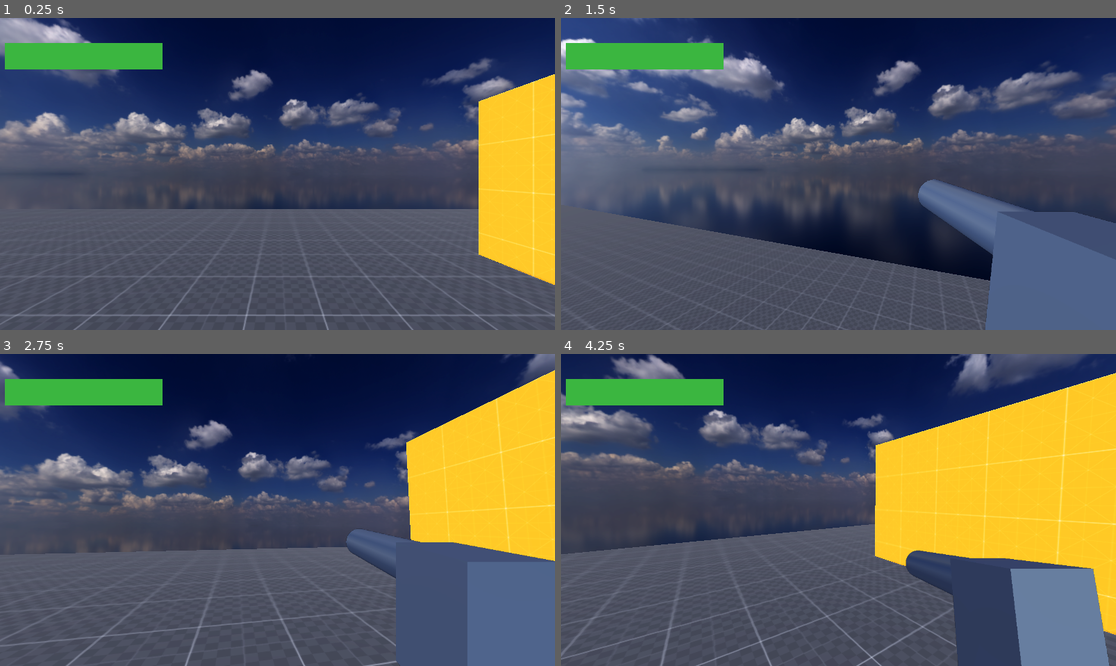
Above: before the commit, frames 1-4 (two rows, left to right).
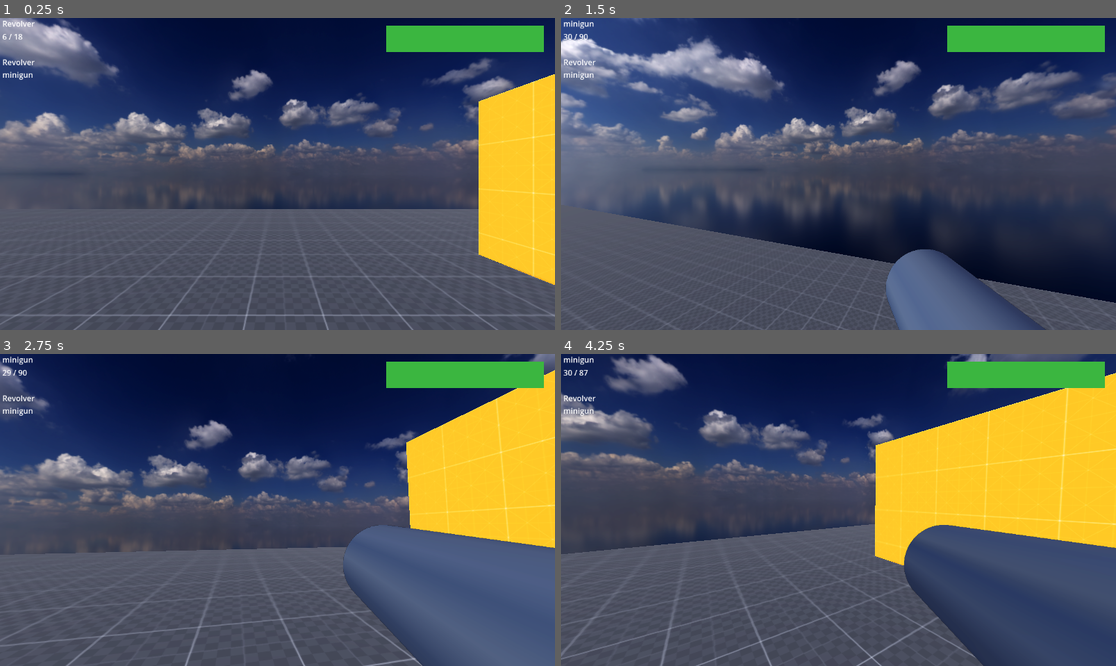
Above: after the commit, the same moments.

Repository: Inquisitor718/MadCow
Game: Godot game, scene res://scenes/main.tscn
Two runs of this game, one before a commit and one after it. Both use one fixed random seed, a clock stepped at 60 frames per second and the inputs below.
Inputs (mouse positions are in pixels of both pictures, inside the frame that each line leads up to):
- Up to frame 1 (0.25 s): no input
- Up to frame 2 (1.5 s): tap Enter (ui_accept) at 0.5 s; move the mouse to (866, 174) at 0.52 s; press the mouse at (866, 174) at 0.53 s; hold V (Weapon_Up) from 0.53 s (still down); tap Space (jump) at 0.77 s; move the mouse to (810, 174) at 1.27 s; release the mouse at (810, 174) at 1.28 s; click (810, 174) at 1.35 s
- Up to frame 3 (2.75 s): keep holding V (Weapon_Up); tap Space (jump) at 1.52 s; move the mouse to (288, 503) at 2.02 s; hold Ctrl (crouch) from 2.03 s (still down); click (288, 503) at 2.3 s
- Up to frame 4 (4.25 s): keep holding V (Weapon_Up); move the mouse to (832, 516) at 2.77 s; release Ctrl (crouch) at 2.78 s; tap E (free_look) at 2.85 s; tap Space (jump) at 3.02, 3.77 s; click (832, 516) at 3.05 s; move the mouse to (877, 513) at 3.52 s; hold Shift (sprint) from 3.53 s (still down); click (877, 513) at 3.8 s; tap R (Reload) at 4.15 s

The runs differ from the first frame. In frame 1, 5.0% of the frame differs, in the area x 0-98%, y 0-20%; in frame 2, 19%, in the area x 0-100%, y 0-100%; in frame 3, 7.1%; in frame 4, 14%.

Commit message:
Added basic UI for Guns+ extras
Added 3 counters to the Gun UI
Weapon stack,
Weapon name
Current Ammo

Also done :
Reload now does something
Shooting now actually consumes ammo
other basic ammo mechanics like auto reload on end of magazine
limited fire rate according to animation speed(side effect of this is that animation canceling does not exist now)
added toggleable autofire mechanic (for minigun later)

also also: added to .gitignore {fucking hope this does not break shit again}

Diff:
--- /dev/null
+++ b/madcow-decease/assets/weapon_resources/Minigun.tres
@@ -0,0 +1,22 @@
+[gd_resource type="Resource" script_class="Weapon_Resource" load_steps=2 format=3 uid="uid://d0rj6ma6qyhe0"]
+
+[ext_resource type="Script" uid="uid://c2imv21vq2msg" path="res://scripts/Weapon_resource.gd" id="1_g265i"]
+
+[resource]
+script = ExtResource("1_g265i")
+W_name = "minigun"
+Activate_anim = "MinigunActivate"
+Shoot_anim = "MinigunShoot"
+Reload_anim = ""
+DActivate_anim = ""
+No_ammo_anim = ""
+Active_ammo = 30
+Stored_ammo = 90
+Magazine = 30
+Max_ammo = 300
+Auto_fire = false
+Type = 2
+range = 5000
+dmg = 10
+Projectile_Velocity = 300
+metadata/_custom_type_script = "uid://c2imv21vq2msg"
--- a/madcow-decease/assets/weapon_resources/revolver.tres
+++ b/madcow-decease/assets/weapon_resources/revolver.tres
@@ -8,7 +8,7 @@
 Activate_anim = "RevolverActivate"
 Shoot_anim = "RevolverShoot"
 Reload_anim = "RevolverReload"
-DActivate_anim = ""
+DActivate_anim = "RevolverDeactivate"
 No_ammo_anim = ""
 Active_ammo = 6
 Stored_ammo = 18
@@ -18,4 +18,5 @@
 Type = 1
 range = 50000
 dmg = 90
+Projectile_Velocity = 0
 metadata/_custom_type_script = "uid://c2imv21vq2msg"
--- /dev/null
+++ b/madcow-decease/scenes/Gun_Counter.gd
@@ -0,0 +1,23 @@
+extends CanvasLayer
+
+@onready var current_weapon: Label = $GunCounter/WeaponInfo/CurrentWeapon
+@onready var current_ammo: Label = $GunCounter/AmmoInfo/CurrentAmmo
+@onready var weapon_stack: Label = $GunCounter/StackInfo/WeaponStack
+
+
+
+
+
+
+func _on_w_manager_update_ammo(Ammo):
+	current_ammo.set_text(str(Ammo[0])+" / "+ str(Ammo[1]))
+
+
+func _on_w_manager_update_weapon_stack(Weapon_Stack):
+	weapon_stack.set_text("")
+	for i in Weapon_Stack:
+		weapon_stack.text += "\n" + i
+
+
+func _on_w_manager_weapon_change(W_name):
+	current_weapon.set_text(W_name)
--- /dev/null
+++ b/madcow-decease/scenes/minigun.tscn
@@ -0,0 +1,10 @@
+[gd_scene load_steps=2 format=3 uid="uid://t83sow7tgk83"]
+
+[sub_resource type="CylinderMesh" id="CylinderMesh_haywc"]
+
+[node name="minigun" type="Node3D"]
+
+[node name="MeshInstance3D" type="MeshInstance3D" parent="."]
+transform = Transform3D(1, 0, 0, 0, -0.000331565, 1, 0, -1, -0.000331565, 0, 0, 0)
+layers = 2
+mesh = SubResource("CylinderMesh_haywc")
--- a/madcow-decease/scenes/player_S_.tscn
+++ b/madcow-decease/scenes/player_S_.tscn
@@ -1,12 +1,20 @@
-[gd_scene load_steps=14 format=3 uid="uid://c6qqhoiccfc6n"]
+[gd_scene load_steps=20 format=3 uid="uid://c6qqhoiccfc6n"]
 
 [ext_resource type="Script" uid="uid://bia8jgms1aljh" path="res://scripts/Player_S.gd" id="1_gkn25"]
 [ext_resource type="PackedScene" uid="uid://dsw7khefkfewe" path="res://scenes/revolver.tscn" id="2_aj78o"]
 [ext_resource type="Script" uid="uid://cpxtegv7jr144" path="res://scenes/w_manager.gd" id="2_v7hu7"]
 [ext_resource type="Script" uid="uid://c2imv21vq2msg" path="res://scripts/Weapon_resource.gd" id="3_jdn2x"]
 [ext_resource type="Resource" uid="uid://cx5gjyikfb4nk" path="res://assets/weapon_resources/revolver.tres" id="4_w0gdg"]
+[ext_resource type="Resource" uid="uid://d0rj6ma6qyhe0" path="res://assets/weapon_resources/Minigun.tres" id="5_qde3d"]
+[ext_resource type="PackedScene" uid="uid://t83sow7tgk83" path="res://scenes/minigun.tscn" id="6_w0gdg"]
+[ext_resource type="Script" uid="uid://b8i3lhhm5nex7" path="res://scenes/Gun_Counter.gd" id="8_flsqn"]
 
 [sub_resource type="CapsuleShape3D" id="CapsuleShape3D_cvnsp"]
+
+[sub_resource type="StyleBoxFlat" id="StyleBoxFlat_gkn25"]
+
+[sub_resource type="StyleBoxFlat" id="StyleBoxFlat_aj78o"]
+bg_color = Color(0.229933, 0.712038, 0.249773, 1)
 
 [sub_resource type="Animation" id="Animation_v7hu7"]
 length = 0.001
@@ -46,6 +54,30 @@
 "update": 0,
 "values": [Vector3(0, -3.14159, 0)]
 }
+tracks/3/type = "value"
+tracks/3/imported = false
+tracks/3/enabled = true
+tracks/3/path = NodePath("minigun:position")
+tracks/3/interp = 1
+tracks/3/loop_wrap = true
+tracks/3/keys = {
+"times": PackedFloat32Array(0),
+"transitions": PackedFloat32Array(1),
+"update": 0,
+"values": [Vector3(0, -1.32037, 0)]
+}
+tracks/4/type = "value"
+tracks/4/imported = false
+tracks/4/enabled = true
+tracks/4/path = NodePath("minigun:visible")
+tracks/4/interp = 1
+tracks/4/loop_wrap = true
+tracks/4/keys = {
+"times": PackedFloat32Array(0),
+"transitions": PackedFloat32Array(1),
+"update": 1,
+"values": [false]
+}
 
 [sub_resource type="Animation" id="Animation_aj78o"]
 resource_name = "RevolverActivate"
@@ -143,52 +175,109 @@
 "values": [Vector3(0, 3.14159, 0), Vector3(-0.174533, 3.14159, 0), Vector3(0, 3.14159, 0)]
 }
 
+[sub_resource type="Animation" id="Animation_w0gdg"]
+resource_name = "MinigunActivate"
+length = 0.5
+tracks/0/type = "value"
+tracks/0/imported = false
+tracks/0/enabled = true
+tracks/0/path = NodePath("minigun:position")
+tracks/0/interp = 1
+tracks/0/loop_wrap = true
+tracks/0/keys = {
+"times": PackedFloat32Array(0, 0.5),
+"transitions": PackedFloat32Array(1, 1),
+"update": 0,
+"values": [Vector3(0, -1.32037, 0), Vector3(0.33, -0.17133, -0.474436)]
+}
+tracks/1/type = "value"
+tracks/1/imported = false
+tracks/1/enabled = true
+tracks/1/path = NodePath("minigun:visible")
+tracks/1/interp = 1
+tracks/1/loop_wrap = true
+tracks/1/keys = {
+"times": PackedFloat32Array(0, 0.25),
+"transitions": PackedFloat32Array(1, 1),
+"update": 1,
+"values": [false, true]
+}
+
+[sub_resource type="Animation" id="Animation_qde3d"]
+resource_name = "MinigunShoot"
+length = 0.05
+tracks/0/type = "value"
+tracks/0/imported = false
+tracks/0/enabled = true
+tracks/0/path = NodePath("minigun:position")
+tracks/0/interp = 1
+tracks/0/loop_wrap = true
+tracks/0/keys = {
+"times": PackedFloat32Array(0, 0.05),
+"transitions": PackedFloat32Array(1, 1),
+"update": 0,
+"values": [Vector3(0.33, -0.17133, -0.474436), Vector3(0.33, -0.17133, -0.386454)]
+}
+
+[sub_resource type="Animation" id="Animation_flsqn"]
+resource_name = "RevolverDeactivate"
+length = 0.5
+tracks/0/type = "value"
+tracks/0/imported = false
+tracks/0/enabled = true
+tracks/0/path = NodePath("Revolver:position")
+tracks/0/interp = 1
+tracks/0/loop_wrap = true
+tracks/0/keys = {
+"times": PackedFloat32Array(0, 0.5),
+"transitions": PackedFloat32Array(1, 1),
+"update": 0,
+"values": [Vector3(0.329511, -0.280136, -0.370283), Vector3(0.0178347, -1.33485, 0.000116378)]
+}
+tracks/1/type = "value"
+tracks/1/imported = false
+tracks/1/enabled = true
+tracks/1/path = NodePath("Revolver:visible")
+tracks/1/interp = 1
+tracks/1/loop_wrap = true
+tracks/1/keys = {
+"times": PackedFloat32Array(0, 0.233333),
+"transitions": PackedFloat32Array(1, 1),
+"update": 1,
+"values": [true, false]
+}
+tracks/2/type = "value"
+tracks/2/imported = false
+tracks/2/enabled = true
+tracks/2/path = NodePath("Revolver:rotation")
+tracks/2/interp = 1
+tracks/2/loop_wrap = true
+tracks/2/keys = {
+"times": PackedFloat32Array(0, 0.5),
+"transitions": PackedFloat32Array(1, 1),
+"update": 0,
+"values": [Vector3(0, 3.14159, 0), Vector3(0, 0, 0)]
+}
+
 [sub_resource type="AnimationLibrary" id="AnimationLibrary_lk2ay"]
 _data = {
+&"MinigunActivate": SubResource("Animation_w0gdg"),
+&"MinigunShoot": SubResource("Animation_qde3d"),
 &"RESET": SubResource("Animation_v7hu7"),
 &"RevolverActivate": SubResource("Animation_aj78o"),
+&"RevolverDeactivate": SubResource("Animation_flsqn"),
 &"RevolverReload": SubResource("Animation_jdn2x"),
 &"RevolverShoot": SubResource("Animation_lk2ay")
 }
 
-[sub_resource type="StyleBoxFlat" id="StyleBoxFlat_gkn25"]
-
-[sub_resource type="StyleBoxFlat" id="StyleBoxFlat_aj78o"]
-bg_color = Color(0.229933, 0.712038, 0.249773, 1)
-
 [node name="Player" type="CharacterBody3D" groups=["player_S"]]
 script = ExtResource("1_gkn25")
 
 [node name="CollisionShape3D" type="CollisionShape3D" parent="."]
 shape = SubResource("CapsuleShape3D_cvnsp")
 
-[node name="Head" type="Node3D" parent="."]
-transform = Transform3D(1, 0, 0, 0, 1, 0, 0, 0, 1, 0, 0.841623, 0)
-
-[node name="Camera3D" type="Camera3D" parent="Head"]
-cull_mask = 1048573
-
-[node name="W_Manager" type="Node3D" parent="Head/Camera3D"]
-script = ExtResource("2_v7hu7")
-_weapon_resources = Array[ExtResource("3_jdn2x")]([ExtResource("4_w0gdg")])
-Start_Weapons = Array[String](["Revolver"])
-
-[node name="rig" type="Node3D" parent="Head/Camera3D/W_Manager"]
-
-[node name="Revolver" parent="Head/Camera3D/W_Manager/rig" instance=ExtResource("2_aj78o")]
-transform = Transform3D(-1, 0, -2.53518e-06, 0, 1, 0, 2.53518e-06, 0, -1, 0.0178347, -1.33485, 0.000116378)
-visible = false
-
-[node name="AnimationPlayer" type="AnimationPlayer" parent="Head/Camera3D/W_Manager/rig"]
-libraries = {
-&"": SubResource("AnimationLibrary_lk2ay")
-}
-
-[node name="BulletPoint" type="Marker3D" parent="Head/Camera3D/W_Manager/rig"]
-unique_name_in_owner = true
-transform = Transform3D(1, 0, 0, 0, 1, 0, 0, 0, 1, 0.330302, -0.110232, -0.826832)
-
 [node name="CanvasLayer" type="CanvasLayer" parent="."]
+script = ExtResource("8_flsqn")
 
 [node name="SubViewportContainer" type="SubViewportContainer" parent="CanvasLayer"]
 offset_right = 40.0
@@ -214,7 +303,7 @@
 [node name="Label" type="Label" parent="CanvasLayer/GunCounter/WeaponInfo"]
 layout_mode = 2
 
-[node name="Label2" type="Label" parent="CanvasLayer/GunCounter/WeaponInfo"]
+[node name="CurrentWeapon" type="Label" parent="CanvasLayer/GunCounter/WeaponInfo"]
 layout_mode = 2
 
 [node name="AmmoInfo" type="HBoxContainer" parent="CanvasLayer/GunCounter"]
@@ -223,7 +312,7 @@
 [node name="Label" type="Label" parent="CanvasLayer/GunCounter/AmmoInfo"]
 layout_mode = 2
 
-[node name="Label2" type="Label" parent="CanvasLayer/GunCounter/AmmoInfo"]
+[node name="CurrentAmmo" type="Label" parent="CanvasLayer/GunCounter/AmmoInfo"]
 layout_mode = 2
 
 [node name="StackInfo" type="HBoxContainer" parent="CanvasLayer/GunCounter"]
@@ -232,17 +321,50 @@
 [node name="Label" type="Label" parent="CanvasLayer/GunCounter/StackInfo"]
 layout_mode = 2
 
-[node name="Label2" type="Label" parent="CanvasLayer/GunCounter/StackInfo"]
+[node name="WeaponStack" type="Label" parent="CanvasLayer/GunCounter/StackInfo"]
 layout_mode = 2
 
 [node name="HealthBar" type="ProgressBar" parent="CanvasLayer"]
-offset_left = 10.0
-offset_top = 52.0
-offset_right = 338.0
-offset_bottom = 107.0
+offset_left = 801.0
+offset_top = 16.0
+offset_right = 1129.0
+offset_bottom = 71.0
 theme_override_styles/background = SubResource("StyleBoxFlat_gkn25")
 theme_override_styles/fill = SubResource("StyleBoxFlat_aj78o")
 value = 100.0
 show_percentage = false
 
+[node name="Head" type="Node3D" parent="."]
+transform = Transform3D(1, 0, 0, 0, 1, 0, 0, 0, 1, 0, 0.841623, 0)
+
+[node name="Camera3D" type="Camera3D" parent="Head"]
+cull_mask = 1048573
+
+[node name="W_Manager" type="Node3D" parent="Head/Camera3D"]
+script = ExtResource("2_v7hu7")
+_weapon_resources = Array[ExtResource("3_jdn2x")]([ExtResource("4_w0gdg"), ExtResource("5_qde3d")])
+Start_Weapons = Array[String](["Revolver", "minigun"])
+
+[node name="rig" type="Node3D" parent="Head/Camera3D/W_Manager"]
+
+[node name="Revolver" parent="Head/Camera3D/W_Manager/rig" instance=ExtResource("2_aj78o")]
+transform = Transform3D(-1, 0, -2.53518e-06, 0, 1, 0, 2.53518e-06, 0, -1, 0.0178347, -1.33485, 0.000116378)
+visible = false
+
+[node name="minigun" parent="Head/Camera3D/W_Manager/rig" instance=ExtResource("6_w0gdg")]
+transform = Transform3D(0.25, 0, 0, 0, 0.25, 0, 0, 0, 0.25, 0, -1.32037, 0)
+visible = false
+
+[node name="AnimationPlayer" type="AnimationPlayer" parent="Head/Camera3D/W_Manager/rig"]
+libraries = {
+&"": SubResource("AnimationLibrary_lk2ay")
+}
+
+[node name="BulletPoint" type="Marker3D" parent="Head/Camera3D/W_Manager/rig"]
+unique_name_in_owner = true
+transform = Transform3D(1, 0, 0, 0, 1, 0, 0, 0, 1, 0.330302, -0.110232, -0.826832)
+
+[connection signal="Update_Ammo" from="Head/Camera3D/W_Manager" to="CanvasLayer" method="_on_w_manager_update_ammo"]
+[connection signal="Update_Weapon_Stack" from="Head/Camera3D/W_Manager" to="CanvasLayer" method="_on_w_manager_update_weapon_stack"]
+[connection signal="Weapon_Change" from="Head/Camera3D/W_Manager" to="CanvasLayer" method="_on_w_manager_weapon_change"]
 [connection signal="animation_finished" from="Head/Camera3D/W_Manager/rig/AnimationPlayer" to="Head/Camera3D/W_Manager" method="_on_animation_player_animation_finished"]
--- a/madcow-decease/scenes/w_manager.gd
+++ b/madcow-decease/scenes/w_manager.gd
@@ -44,10 +44,13 @@
 		Weapon_Stack.push_back(i)
 
 	Current_Weapon  = Weapon_List[Weapon_Stack[0]]
+	emit_signal("Update_Weapon_Stack", Weapon_Stack)
 	enter()
 
 func enter():
 	animation_player.queue(Current_Weapon.Activate_anim)
+	emit_signal("Weapon_Change", Current_Weapon.W_name)
+	emit_signal("Update_Ammo", [Current_Weapon.Active_ammo, Current_Weapon.Stored_ammo])
 
 func exit(_next_weapon: String):
 	if _next_weapon  != Current_Weapon.W_name:
@@ -64,21 +67,44 @@
 func _on_animation_player_animation_finished(anim_name: StringName) -> void:
 	if anim_name == Current_Weapon.DActivate_anim:
 		Change_Weapon(Next_Weapon)
+	if anim_name == Current_Weapon.Shoot_anim && Current_Weapon.Auto_fire == true:
+		if Input.is_action_pressed("Shoot"):
+			shoot()
 
 func shoot():
-	animation_player.play(Current_Weapon.Shoot_anim)
-	var Cam_Collision = Get_Cam_Collision()
-	match Current_Weapon.Type:
-		NULL:
-			print("Invalid")
-		HITSCAN:
-			Hit_Scan_Collision(Cam_Collision)
-		PROJECTILE:
-			pass
+	if Current_Weapon.Active_ammo != 0:
+		#print("ammo available")
+		if !animation_player.is_playing():
+			#print("animation check pass")
+			animation_player.play(Current_Weapon.Shoot_anim)
+			var Cam_Collision = Get_Cam_Collision()
+			Current_Weapon.Active_ammo -= 1
+			emit_signal("Update_Ammo", [Current_Weapon.Active_ammo, Current_Weapon.Stored_ammo])
+			match Current_Weapon.Type:
+				NULL:
+					print("Invalid")
+				HITSCAN:
+					Hit_Scan_Collision(Cam_Collision)
+				PROJECTILE:
+					pass
+	else:
+		reload()
+func reload():
+	if Current_Weapon.Active_ammo == Current_Weapon.Magazine:
+		return
+	elif !animation_player.is_playing():
+		if Current_Weapon.Stored_ammo != 0:
+			animation_player.play(Current_Weapon.Reload_anim)
+			print("reloadd")
+			var Reload_Amount = min(Current_Weapon.Magazine-Current_Weapon.Active_ammo, Current_Weapon.Magazine,Current_Weapon.Stored_ammo)
 
-func reload():
-	animation_player.play(Current_Weapon.Reload_anim)
+			Current_Weapon.Active_ammo = Current_Weapon.Active_ammo + Reload_Amount
+			Current_Weapon.Stored_ammo = Current_Weapon.Stored_ammo - Reload_Amount
 
+			emit_signal("Update_Ammo", [Current_Weapon.Active_ammo, Current_Weapon.Stored_ammo])
+
+		else:
+			animation_player.play(Current_Weapon.No_ammo_anim)
 func Get_Cam_Collision():
 	var camera = get_viewport().get_camera_3d()
 	var viewport = get_viewport().get_size()
--- a/madcow-decease/scripts/Weapon_resource.gd
+++ b/madcow-decease/scripts/Weapon_resource.gd
@@ -18,3 +18,5 @@
 @export_flags("Hitscan","Projectile") var Type
 @export var range: int
 @export var dmg: int
+@export var Projectile_To_Load: PackedScene
+@export var Projectile_Velocity: int
Not shown, added: madcow-decease/scenes/Gun_Counter.gd.uid
Not shown, changed: .gitignore
